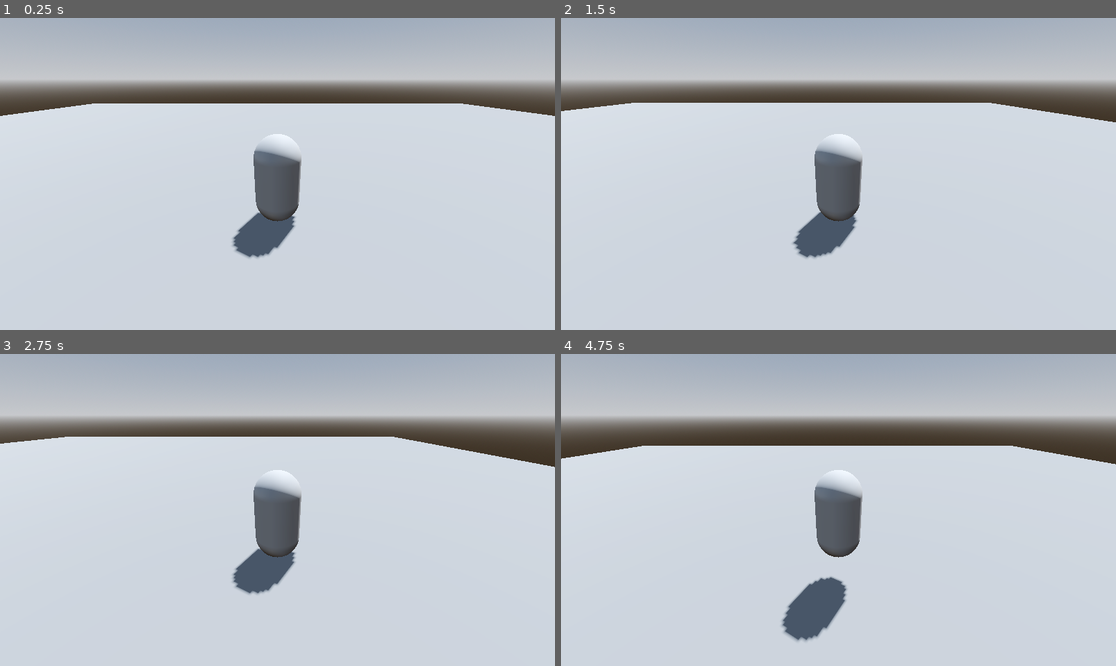
Above: before the commit, frames 1-4 (two rows, left to right).
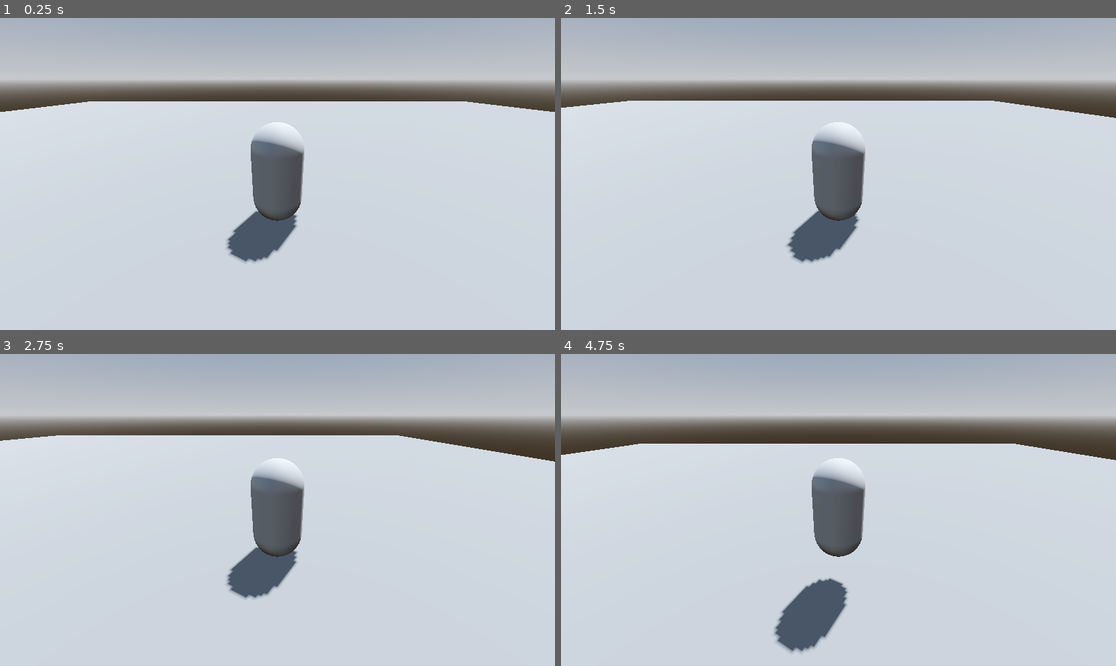
Above: after the commit, the same moments.

Repository: CaptainTiki/3DRPG
Game: Godot game, scene res://levels/level.tscn
Same seed, same stepped clock (60 frames per second), same inputs: the game is played once before the commit and once after it.
Inputs:
- Up to frame 1 (0.25 s): no input
- Up to frame 2 (1.5 s): tap Enter (ui_accept) at 0.5, 0.77 s; hold D (Right_Strafe) 0.53-1.28 s; hold S (Backward) from 1.28 s (still down)
- Up to frame 3 (2.75 s): tap Enter (ui_accept) at 1.52 s; release S (Backward) at 2.03 s; hold D (Right_Strafe) from 2.03 s (still down)
- Up to frame 4 (4.75 s): release D (Right_Strafe) at 2.78 s; hold W (Forward) 2.78-3.53 s; tap Enter (ui_accept) at 3.02, 3.77, 4.52 s; hold A (Left_Strafe) from 3.53 s (still down); tap Escape (Escape_Key, bound only after the commit) at 4.15 s

The runs differ from the first frame. In frame 1, 2.0% of the frame differs, in the area x 0-100%, y 26-79%; in frame 2, 2.0%; in frame 3, 1.9%; in frame 4, 2.3%, in the area x 0-100%, y 28-96%.

Commit message:
Camera setup
spring arm attatched
mouse lock to frame
. input set up to Escape Key to release mouse

Diff:
--- a/player/player.gd
+++ b/player/player.gd
@@ -4,6 +4,12 @@
 const SPEED = 5.0
 const JUMP_VELOCITY = 4.5
 
+func _ready() -> void:
+	Input.mouse_mode = Input.MOUSE_MODE_CAPTURED
+
+func _process(delta: float) -> void:
+	if Input.is_action_just_pressed("Escape_Key"):
+		Input.mouse_mode = Input.MOUSE_MODE_VISIBLE
 
 func _physics_process(delta: float) -> void:
 	# Add the gravity.
--- a/player/player.tscn
+++ b/player/player.tscn
@@ -15,5 +15,8 @@
 [node name="MeshInstance3D" type="MeshInstance3D" parent="."]
 mesh = SubResource("CapsuleMesh_urpyl")
 
-[node name="Camera3D" type="Camera3D" parent="."]
-transform = Transform3D(1, 0, 0, 0, 0.906308, 0.422618, 0, -0.422618, 0.906308, 0, 2, 4)
+[node name="SpringArm3D" type="SpringArm3D" parent="."]
+transform = Transform3D(1, 0, 0, 0, 0.906308, 0.422618, 0, -0.422618, 0.906308, 0, 0, 0)
+spring_length = 4.0
+
+[node name="Camera3D" type="Camera3D" parent="SpringArm3D"]
--- a/project.godot
+++ b/project.godot
@@ -41,3 +41,8 @@
 , Object(InputEventKey,"resource_local_to_scene":false,"resource_name":"","device":-1,"window_id":0,"alt_pressed":false …(186 unchanged characters)…
 ]
 }
+Escape_Key={
+"deadzone": 0.5,
+"events": [Object(InputEventKey,"resource_local_to_scene":false,"resource_name":"","device":-1,"window_id":0,"alt_pressed":false,"shift_pressed":false,"ctrl_pressed":false,"meta_pressed":false,"pressed":false,"keycode":0,"physical_keycode":4194305,"key_label":0,"unicode":0,"location":0,"echo":false,"script":null)
+]
+}
